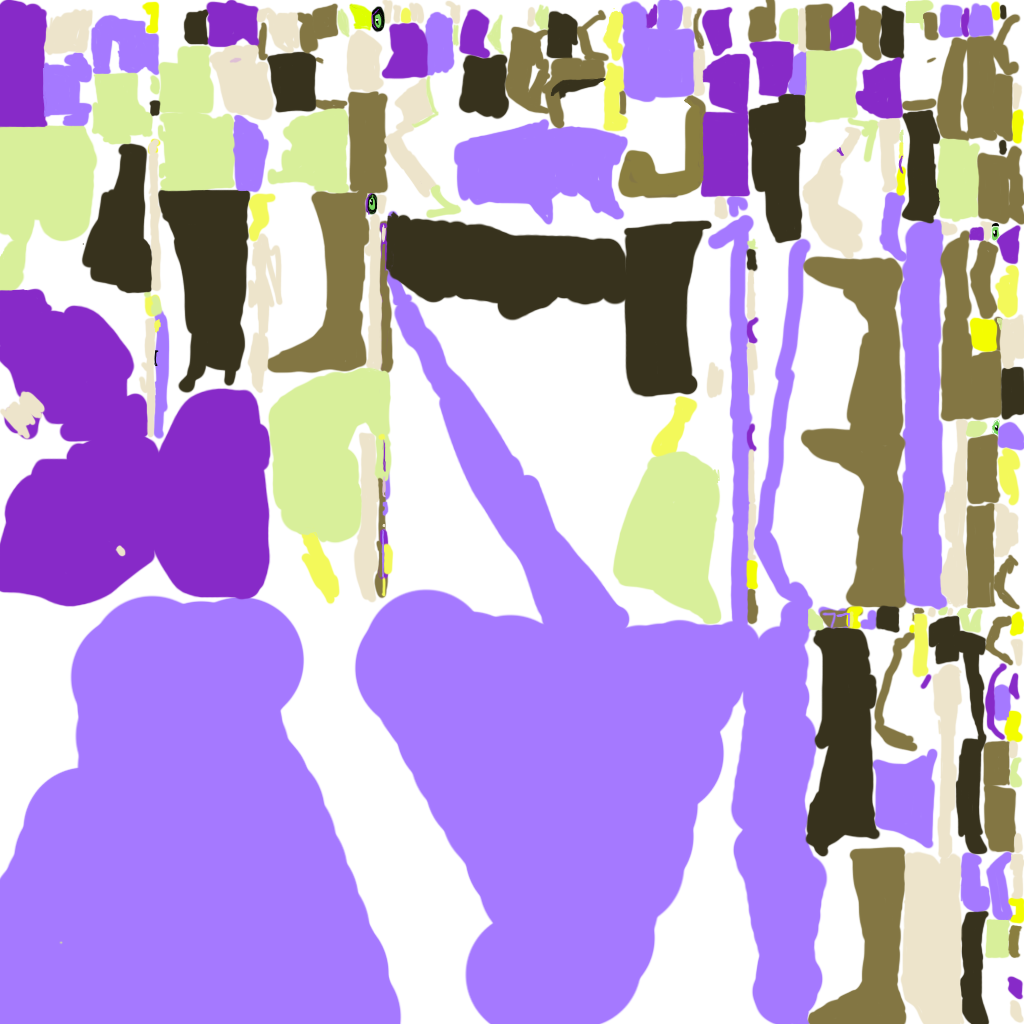
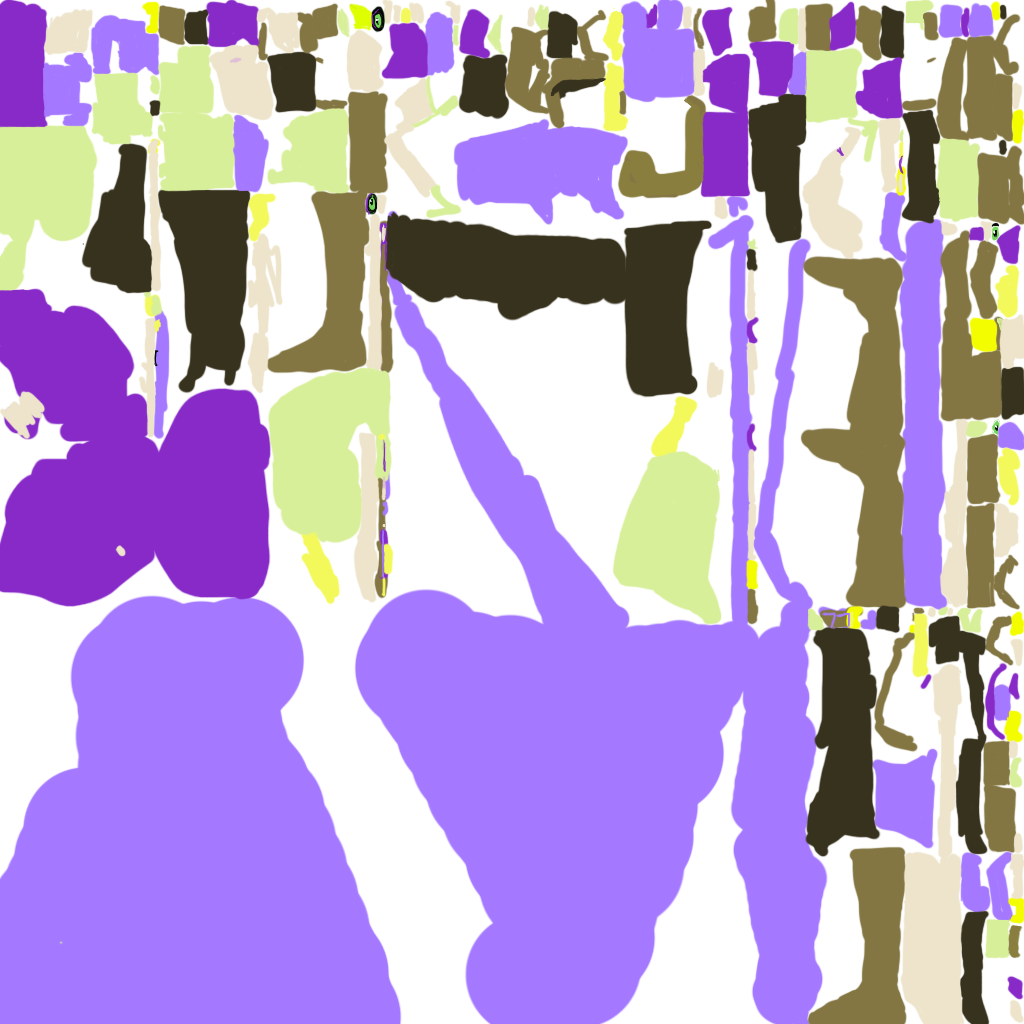
Two versions of the same layered image (1024px x 1024px). Layer-by-layer changes:
painted on "DIAMOND" over [157, 4, 963, 949]
